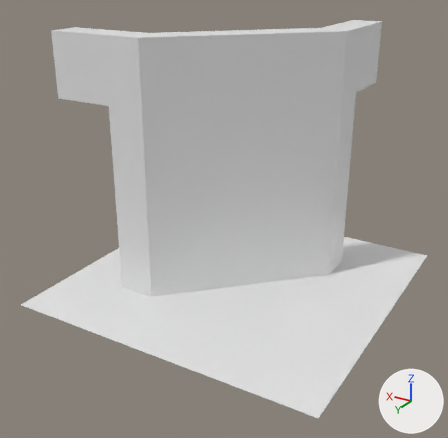
The FBX model KazgarsRevenge/KazgarsRevenge/KazgarsRevengeContent/Models/Levels/Rooms/1-0-NWSoul.fbx, before and after one commit.
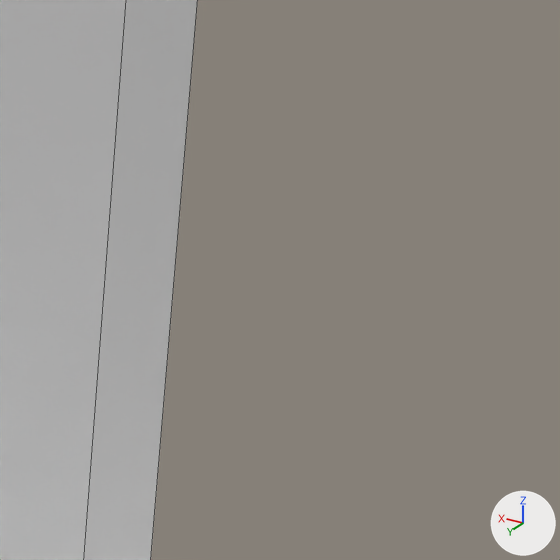
The first picture shows the older version from a 50 mm lens placed at (-0.0908, 0.1612, 0.1011), pointed at (0.001, 0.0083, 0.0246). The close-ups show both versions on the part from 71% to 94% of the width and 28% to 51% of the height of that picture; other places that the commit changed are outside them. Arrows for +X, +Y and +Z are at lower right; the lights stay in place. The close-ups show mesh edges as thin lines. Materials are left out; every surface is plain grey. Where no turn or scale is listed for an object, it has been applied to the vertices.

Script lines for the objects in view, before the commit:
```python
me_mesh = bpy.data.meshes.new('Mesh')
me_mesh.from_pydata(...)  # 30 vertices, 26 faces; spans x -0.075..0.0, y -0.07..0.005, z -0.04..0.04
me_mesh.materials.append(mat_mat_1)
ob_cube_2 = bpy.data.objects.new('Cube_2', me_mesh)
ob_cube_2.location = (0.05, 0.02, 0.04)
```
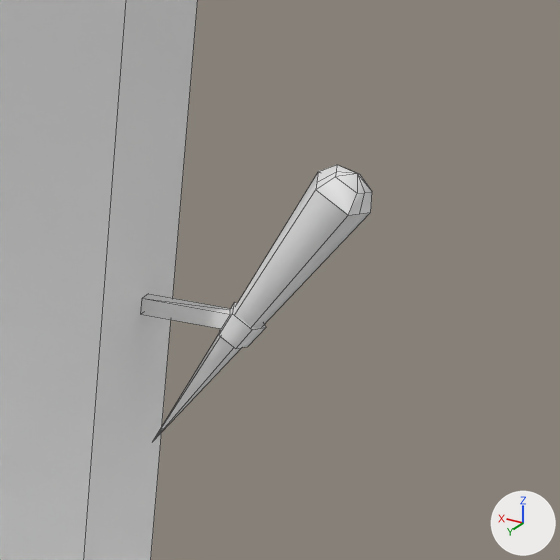
Boxes (x1, y1, x2, y2) around the edits, measured in the close-ups (560 x 560 px):
'Pyramid_1', added: after (153, 173, 370, 441)
'Sphere', added: after (316, 165, 372, 215)
'Cube_1', added: after (141, 294, 230, 329)
'Pyramid', added: after (219, 302, 266, 348)

Edits to the bpy script that builds the scene:
```text
Add me_mesh_002:
    me_mesh_002.from_pydata(...)  # 17 vertices, 16 faces; spans x -0.00166..0.00165, y -0.002..0.00162, z -0.00095..0.00162
Add me_mesh_003:
    me_mesh_003.from_pydata(...)  # 27 vertices, 5 faces; spans x -0.0011..0.0105, y -0.002..0.0016, z -0.0182..0.0009
Add me_mesh_1:
    me_mesh_1.from_pydata(...)  # 11 vertices, 7 faces; spans x 0.00426..0.00702, y -0.00125..0.00101, z -0.01113..-0.00856
Add me_mesh_001_1:
    me_mesh_001_1.from_pydata([(0.003, -0.0005, -0.0005), (0.003, -0.0005, 0.0005), (0.003, 0.0005, -0.0005), (0.003, 0.0005, 0.0005), (-0.00247, -0.0005, 0.0005), (-0.00206, -0.0005, -0.0005), (-0.00248, 0.0005, 0.0005), (-0.00201, 0.0005, -0.0005), (-0.00219, -0.00031, 0.0005), (-0.00173, -0.00028, -0.0005)], [], [(5, 0, 1, 4), (0, 9, 7, 2), (6, 3, 2, 7), (8, 3, 6), (3, 8, 4, 1), (9, 0, 5)])
Add ob_sphere:
    ob_sphere = bpy.data.objects.new('Sphere', me_mesh_002)
    ob_sphere.location = (-0.0362, -0.02499, 0.04128)
Add ob_pyramid_1:
    ob_pyramid_1 = bpy.data.objects.new('Pyramid_1', me_mesh_003)
    ob_pyramid_1.location = (-0.0367, -0.02499, 0.04214)
Add ob_pyramid:
    ob_pyramid = bpy.data.objects.new('Pyramid', me_mesh_1)
    ob_pyramid.location = (-0.0367, -0.02499, 0.04214)
Add ob_cube_1:
    ob_cube_1 = bpy.data.objects.new('Cube_1', me_mesh_001_1)
    ob_cube_1.location = (-0.02801, -0.02499, 0.03262)
```
